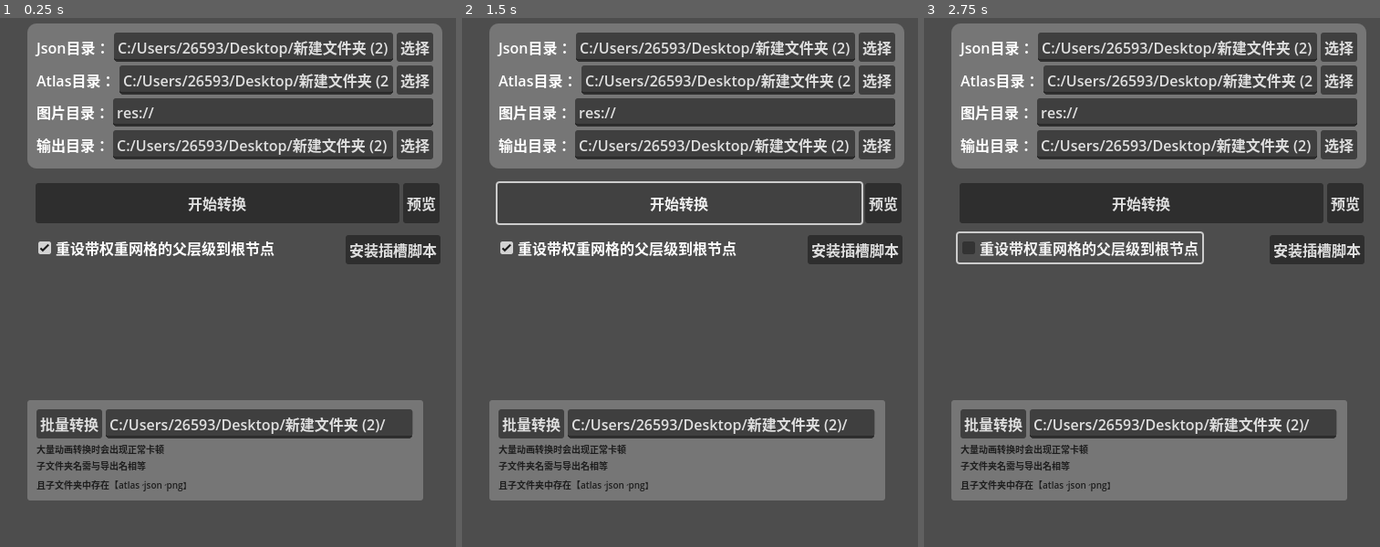
Above: before the commit, frames 1-3 (left to right).
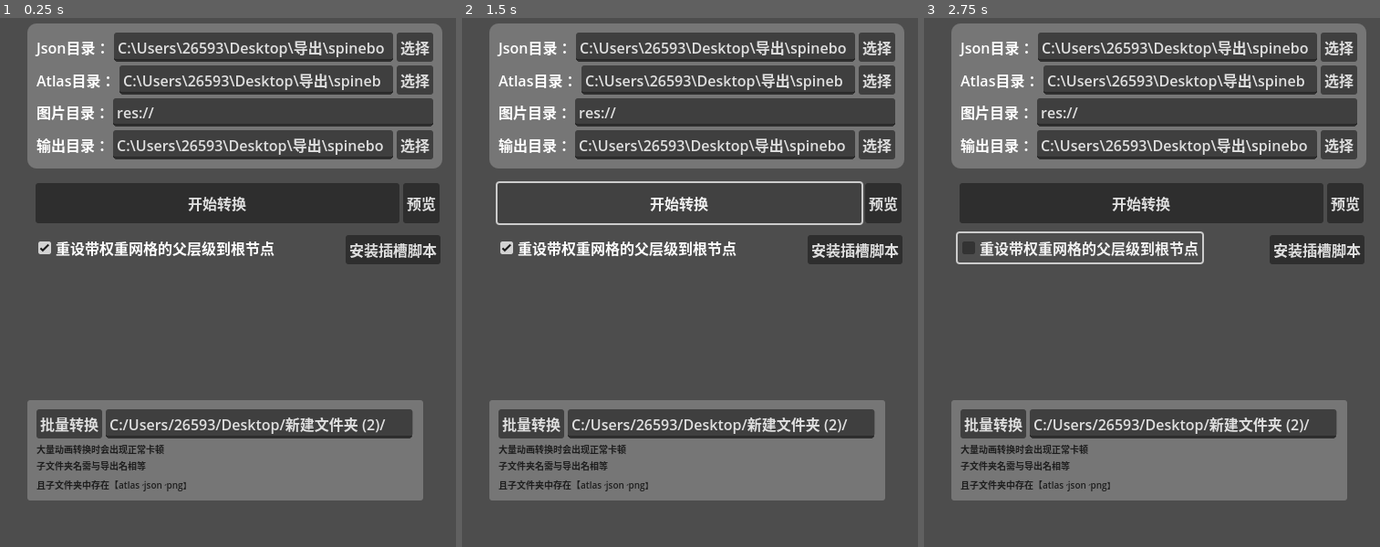
Above: after the commit, the same moments.

Repository: gaoyan2659365465/spinetogodot
Game: Godot game, scene res://main.tscn
The game is run twice, just before and just after one commit, with the same random seed, the same clock (stepped at 60 frames per second) and the same inputs.
Inputs:
- Up to frame 1 (0.25 s): no input
- Up to frame 2 (1.5 s): click "开始转换" at 0.5 s; click "开始转换" at 1.25 s
- Up to frame 3 (2.75 s): click "重设带权重网格的父层级到根节点" at 2 s

The runs differ from the first frame. In frame 1, 1.2% of the frame differs, in the area x 28-86%, y 4-26%; in frame 2, 1.2%; in frame 3, 1.2%.
Error before the commit: Attempt to call function 'get_position' in base 'null instance' on a null instance. (res://spine_json.gd:103)
Error after the commit: Attempt to call function 'get_position' in base 'null instance' on a null instance. (res://spine_json.gd:106)

Commit message:
更新bug准备升级矩阵

Diff:
--- a/main.tscn
+++ b/main.tscn
@@ -89,7 +89,7 @@
 unique_name_in_owner = true
 layout_mode = 2
 size_flags_horizontal = 3
-text = "C:/Users/26593/Desktop/新建文件夹 (2)/Zombie-1/Zombie-1.json"
+text = "C:\\Users\\26593\\Desktop\\导出\\spineboy-pro.json"
 
 [node name="选择json" type="Button" parent="PanelContainer/MarginContainer/VBoxContainer2/HBoxContainer3"]
 layout_mode = 2
@@ -106,7 +106,7 @@
 unique_name_in_owner = true
 custom_minimum_size = Vector2(300, 0)
 layout_mode = 2
-text = "C:/Users/26593/Desktop/新建文件夹 (2)/Zombie-1/Zombie-1.atlas"
+text = "C:\\Users\\26593\\Desktop\\导出\\spineboy-pro.atlas"
 
 [node name="选择atlas" type="Button" parent="PanelContainer/MarginContainer/VBoxContainer2/HBoxContainer4"]
 layout_mode = 2
@@ -136,7 +136,7 @@
 unique_name_in_owner = true
 layout_mode = 2
 size_flags_horizontal = 3
-text = "C:/Users/26593/Desktop/新建文件夹 (2)/Zombie-1/Zombie-1.tscn"
+text = "C:\\Users\\26593\\Desktop\\导出\\spineboy-pro.tscn"
 
 [node name="选择输出" type="Button" parent="PanelContainer/MarginContainer/VBoxContainer2/HBoxContainer"]
 layout_mode = 2
--- a/spine_json.gd
+++ b/spine_json.gd
@@ -22,6 +22,9 @@
 20250822：拖拽文件直接修改路径
 20250825：继承缩放导致骨骼本身缩放被忽略
 不继承旋转分情况，有权重和无权重两种情况
+
+20250905:修改网格畸变BUG，每根骨骼的权重需要单独计算
+20250905:发现新BUG，不勾选继承旋转后，矩阵计算方式被改变
 """
 
 
@@ -282,6 +285,106 @@
 		result.append(bones_and_weights)
 	return result
 
+# 假设 Bone_Data 是你在 JSON 中解析出来的骨骼字典
+# 它可以包含 'name', 'parent', 'x', 'y', 'rotation', 'scaleX', 'scaleY', 'transform'
+func get_local_transform_matrix(bone_data: Dictionary) -> Transform2D:
+	var pos = Vector2.ZERO
+	if bone_data.has("x"): pos.x = bone_data["x"]
+	if bone_data.has("y"): pos.y = bone_data["y"] * -1 # Spine Y轴通常是向下，Godot Y轴向下
+
+	var rot_degrees = 0.0
+	if bone_data.has("rotation"): rot_degrees = bone_data["rotation"] # 注意这里不需要 *-1，因为是计算世界变换，最终点Y翻转
+
+	var scale = Vector2.ONE
+	if bone_data.has("scaleX"): scale.x = bone_data["scaleX"]
+	if bone_data.has("scaleY"): scale.y = bone_data["scaleY"]
+
+	# 结合这些分量创建一个局部变换矩阵
+	var matrix = Transform2D()
+	matrix = matrix.scaled(scale)
+	matrix = matrix.rotated(deg_to_rad(rot_degrees))
+	matrix.origin = pos
+	return matrix
+
+
+func calculate_bone_world_matrix(bone_name: String, bone_data_map: Dictionary) -> Transform2D:
+	var bone_current_data = bone_data_map[bone_name]
+	var local_matrix = get_local_transform_matrix(bone_current_data)
+
+	if not bone_current_data.has("parent"):
+		# 如果是根骨骼，其世界矩阵就是其局部矩阵
+		return local_matrix
+
+	var parent_name = bone_current_data["parent"]
+	var parent_world_matrix = calculate_bone_world_matrix(parent_name, bone_data_map)
+
+	# 应用 transform 模式
+	var final_matrix = Transform2D.IDENTITY
+	if bone_current_data.has("transform"):
+		var transform_mode = bone_current_data["transform"]
+
+		# 将局部矩阵的平移、旋转、缩放分量分离出来
+		var local_pos = local_matrix.origin
+		var local_rot_rad = local_matrix.rotation() # 获取弧度
+		var local_scale = local_matrix.get_scale()
+
+		# 将父世界矩阵的平移、旋转、缩放分量分离出来
+		var parent_world_pos = parent_world_matrix.origin
+		var parent_world_rot_rad = parent_world_matrix.rotation()
+		var parent_world_scale = parent_world_matrix.get_scale()
+
+		var current_pos = Vector2.ZERO
+		var current_rot_rad = 0.0
+		var current_scale = Vector2.ONE
+
+		match transform_mode:
+			"noRotationOrReflection":
+				# 继承父骨骼的平移和缩放
+				current_pos = parent_world_pos + parent_world_matrix.basis_xform(local_pos)
+				current_scale = parent_world_scale * local_scale
+				# 自身旋转应用到自身局部坐标
+				current_rot_rad = local_rot_rad
+
+				# 构建结果矩阵：先缩放，再旋转，再平移
+				final_matrix = Transform2D()
+				final_matrix = final_matrix.scaled(current_scale)
+				final_matrix = final_matrix.rotated(current_rot_rad)
+				final_matrix.origin = current_pos
+
+			"onlyTranslation":
+				# 只继承父骨骼的平移
+				current_pos = parent_world_pos + parent_world_matrix.basis_xform(local_pos) # 局部平移在父世界空间中
+				current_scale = local_scale # 自身缩放
+				current_rot_rad = local_rot_rad # 自身旋转
+
+				# 构建结果矩阵：先缩放，再旋转，再平移
+				final_matrix = Transform2D()
+				final_matrix = final_matrix.scaled(current_scale)
+				final_matrix = final_matrix.rotated(current_rot_rad)
+				final_matrix.origin = current_pos
+
+			"noScaleOrReflection":
+				# 继承父骨骼的平移和旋转
+				current_pos = parent_world_pos + parent_world_matrix.basis_xform(local_pos)
+				current_rot_rad = parent_world_rot_rad + local_rot_rad
+				current_scale = local_scale # 自身缩放
+
+				# 构建结果矩阵：先缩放，再旋转，再平移
+				final_matrix = Transform2D()
+				final_matrix = final_matrix.scaled(current_scale)
+				final_matrix = final_matrix.rotated(current_rot_rad)
+				final_matrix.origin = current_pos
+
+			_: # 默认情况（无特殊模式，或者其他未处理的模式）
+				# 正常继承所有父级变换
+				final_matrix = parent_world_matrix * local_matrix # 矩阵乘法自动处理
+	else:
+		# 如果没有 transform 模式，正常继承所有父级变换
+		final_matrix = parent_world_matrix * local_matrix
+
+	return final_matrix
+
+
 
 func 生成插槽(json,s,k):
 	var c:Dictionary = {}
@@ -325,7 +428,7 @@
 						#var tex = CompressedTexture2D.new()
 						#tex.load(图片路径+ 图片名 +".png")
 
-						print(图片路径+ 图片名 +".png")
+						#print(图片路径+ 图片名 +".png")
 						# polygon2D无法用AtlasTexture只能直接放置大图
 						var _xy = 图集数据[图片名]["xy"]
 						var _size = 图集数据[图片名]["size"]
@@ -353,11 +456,6 @@
 							uvs.append(Vector2(_uvs[_i]*_uvw,_uvs[_i+1]*_uvh))
 						_poly.uv = uvs
 
-						# 获取插槽的父骨骼
-						var 插槽骨名 = ""
-						for _i in json.data["slots"]:
-							if i == _i["name"]:
-								插槽骨名 = _i["bone"]
 						var points:PackedVector2Array = []
 						var _ver = a["vertices"]
 
@@ -365,35 +463,22 @@
 						if _uvs.size() < _ver.size():
 							var _weights = parse_weights(_ver)
 							for _i in _weights:
-								#var 骨骼号 = _i[0]["bone_id"]
-								#var 骨骼数据 = json.data["bones"][骨骼号]
-
-								var 不继承旋转 = false
-								var 不继承缩放 = false
-
 								# 计算单个顶点的所有骨骼权重
-								var 顶点坐标 = {"x": 0,"y": 0}
-								for ii in _i:
-									顶点坐标["x"] = 顶点坐标["x"] + ii["x"] * ii["weight"]
-									顶点坐标["y"] = 顶点坐标["y"] + ii["y"] * ii["weight"]
-
-
-								var 最终坐标 = Vector2(顶点坐标["x"],顶点坐标["y"])
-
+
+								var 最终坐标 = Vector2.ZERO
 								# 寻找所有带权重的骨骼，并计算最终变换
 								var 汇总坐标 = Vector2.ZERO
 								for ii in _i:
 									var 骨骼号 = ii["bone_id"]
 									var 骨骼数据 = json.data["bones"][骨骼号]
 									var 单根权重骨最终坐标 = Vector2.ZERO
-									单根权重骨最终坐标.x = 最终坐标.x
-									单根权重骨最终坐标.y = 最终坐标.y
+									单根权重骨最终坐标.x = ii["x"]
+									单根权重骨最终坐标.y = ii["y"]
 									# 计算单根权重骨骼的所有父层级骨骼影响
 									while true:
 										var 旋转值 = 0
-										if not 不继承旋转:
-											if 骨骼数据.has("rotation"):
-												旋转值 = 骨骼数据['rotation']#计算顶点不需要*-1
+										if 骨骼数据.has("rotation"):
+											旋转值 = 骨骼数据['rotation']#计算顶点不需要*-1
 
 										var pos = Vector2.ZERO
 										if 骨骼数据.has("x"):
@@ -402,14 +487,17 @@
 											pos.y = 骨骼数据['y']#计算顶点不需要*-1
 
 										var sca = Vector2.ONE
-										if not 不继承缩放:
-											if 骨骼数据.has("scaleX"):
-												sca.x = 骨骼数据['scaleX']
-											if 骨骼数据.has("scaleY"):
-												sca.y = 骨骼数据['scaleY']
-										sca = Vector2.ONE#BUG 带权重的网格不需要考虑缩放
-
-
+										if 骨骼数据.has("scaleX"):
+											sca.x = 骨骼数据['scaleX']
+										if 骨骼数据.has("scaleY"):
+											sca.y = 骨骼数据['scaleY']
+										#sca = Vector2.ONE#BUG 带权重的网格不需要考虑缩放
+
+										# 2. 应用当前骨骼的局部变换
+										# 这一步将坐标从当前骨骼的局部空间，变换到了其父骨骼的局部空间
+										单根权重骨最终坐标 = (单根权重骨最终坐标*sca).rotated(deg_to_rad(旋转值))+pos
+
+										"""
 										if 骨骼数据.has("transform"):# 如果骨骼不继承父骨骼的旋转，通常是IK的脚
 											if 骨骼数据["transform"] == "noRotationOrReflection":
 												不继承旋转 = true
@@ -418,19 +506,30 @@
 											if 骨骼数据["transform"] == "onlyTranslation":
 												不继承旋转 = true
 												不继承缩放 = true
-
+										"""
 
 										if 骨骼数据.has("parent"):
 											var 父骨名 = 骨骼数据["parent"]
+											var 找到父骨骼 = false
 											for _b in json.data["bones"]:
 												if _b["name"] == 父骨名:
-													#单根权重骨最终坐标 = 单根权重骨最终坐标
-													单根权重骨最终坐标 = (单根权重骨最终坐标*sca).rotated(deg_to_rad(旋转值))+pos
+													# 4. 在进入下一次循环（处理父骨骼）之前，检查当前骨骼的 transform 模式
+													if 骨骼数据.has("transform"):
+														if 骨骼数据["transform"] == "noRotationOrReflection":
+															# 如果当前骨骼不继承旋转，那么在下一次变换中，
+															# 我们需要“抵消”掉父骨骼的旋转对坐标点朝向的影响。
+															# 我们通过将点“反向旋转”父骨骼的角度来实现。
+															var 父骨骼旋转值 = 0
+															if _b.has("rotation"):
+																父骨骼旋转值 = _b["rotation"]
+																单根权重骨最终坐标 = 单根权重骨最终坐标.rotated(deg_to_rad(-父骨骼旋转值))
 													骨骼数据 = _b
+													找到父骨骼 = true
 													break
+											if not 找到父骨骼:
+												break # 没找到父骨骼，结束
 										else:
-											#单根权重骨最终坐标 = 单根权重骨最终坐标
-											单根权重骨最终坐标 = (单根权重骨最终坐标*sca).rotated(deg_to_rad(旋转值))+pos
+											# 没有父骨骼了，循环结束
 											break
 
 									单根权重骨最终坐标 *= ii["weight"]
Not shown, changed: icon.svg.import
